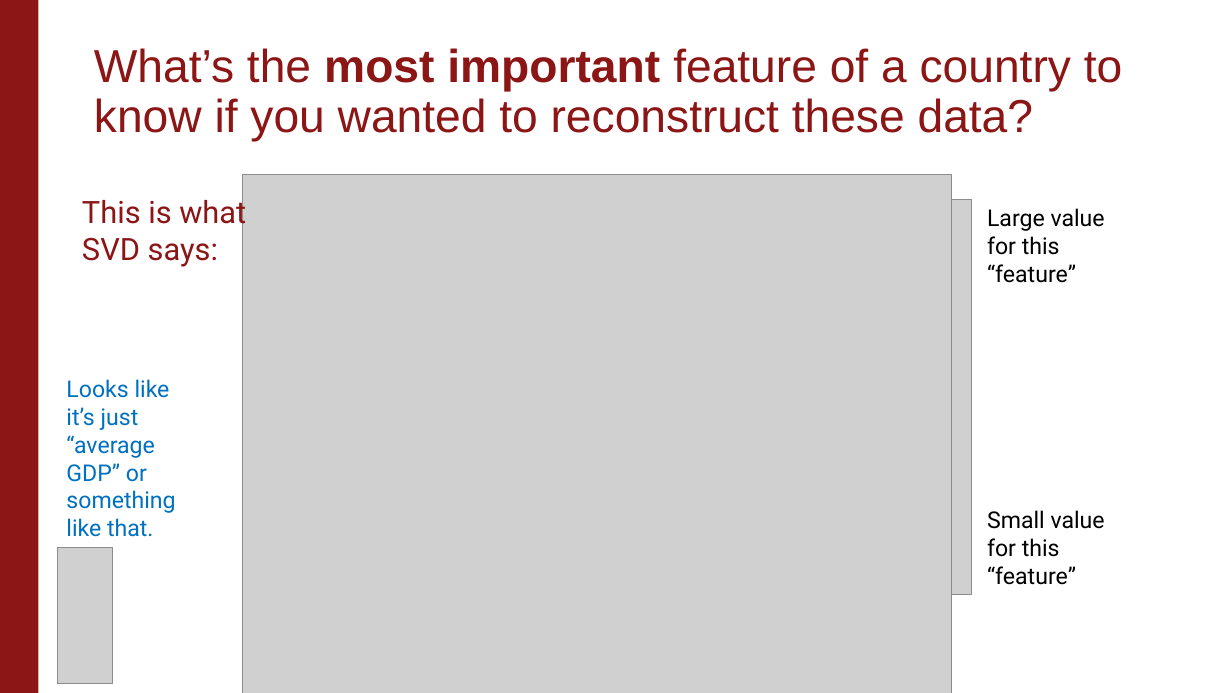
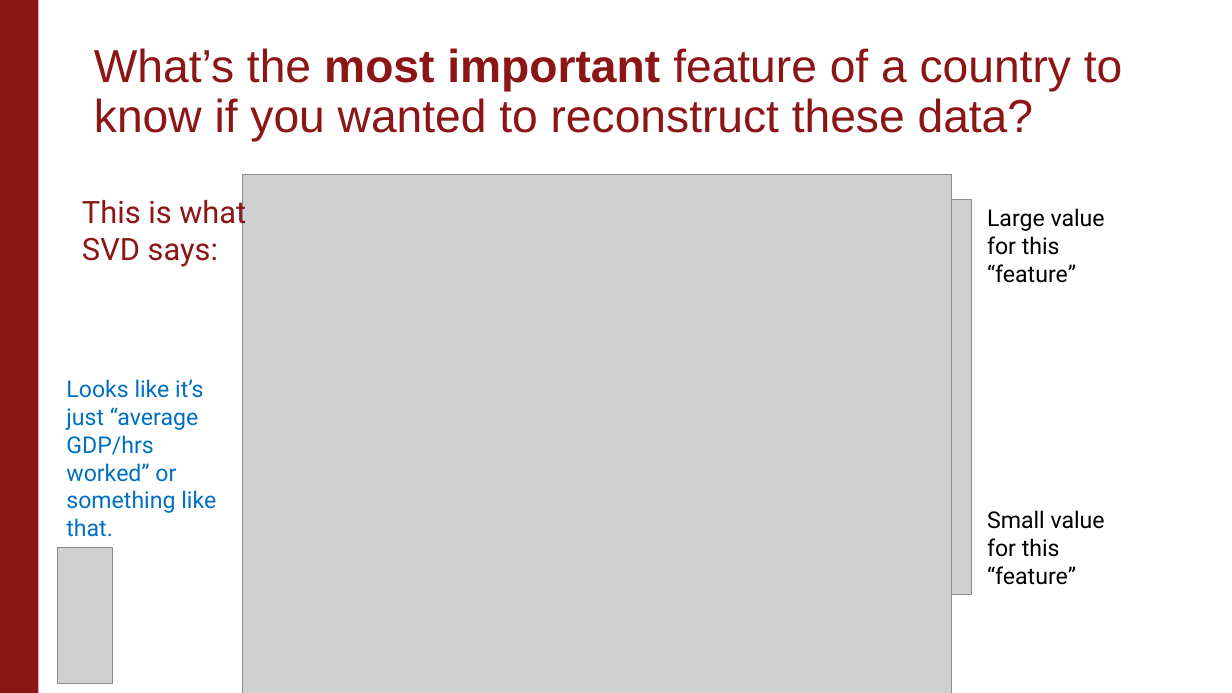
Before and after one commit to stanford-causal-inference-class/stanford-causal-inference-class.github.io, a slide deck: slide 44 of materials/lecture-slides/Unit4_Class3.pptx. Drawn at 1232x693 pixels with LibreOffice and Linux fonts; fonts in the diff are those of the drawing; grey boxes stand for pictures; background and template pictures are left out. Boxes give left, top, right and bottom in pixels: in the first picture for what was removed or moved away, otherwise in the second. Text is boxed around its words. In the diff, an @@ line names an element or a change of style, - is before the commit and + after.

```diff
--- a/materials/lecture-slides/Unit4_Class3.pptx
+++ b/materials/lecture-slides/Unit4_Class3.pptx
@@ text at [66, 379, 216, 537]: text changed @@
-Looks like it’s just “average GDP” or something like that.
+Looks like it’s just “average GDP/hrs worked” or something like that.
```
Also in this commit, not shown: 1 other file.
